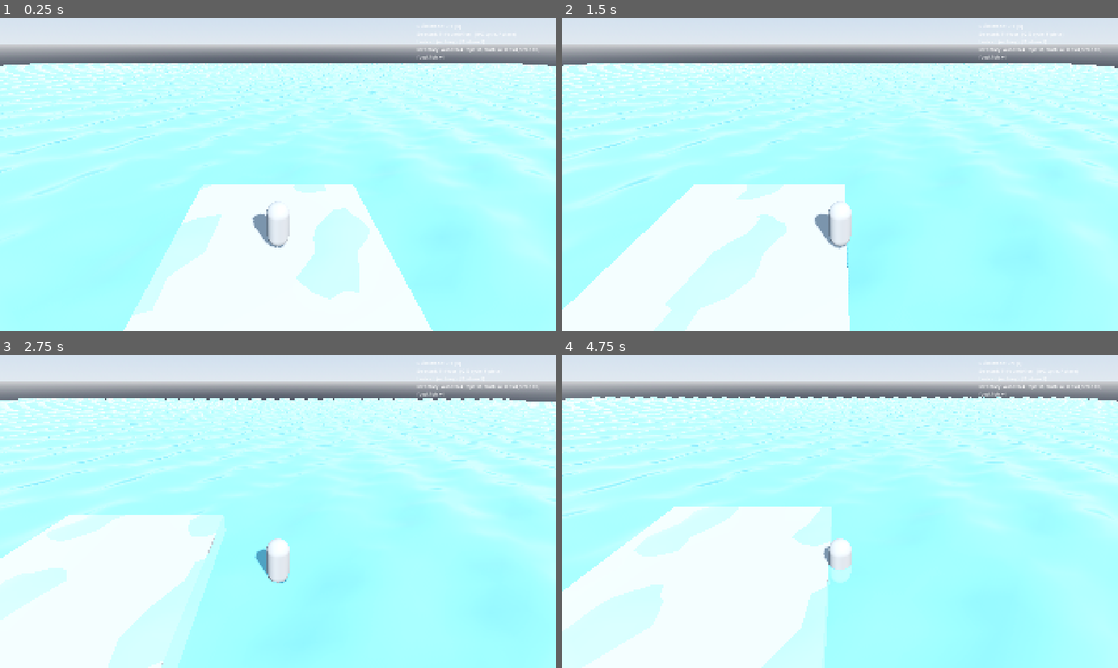
Above: before the commit, frames 1-4 (two rows, left to right).
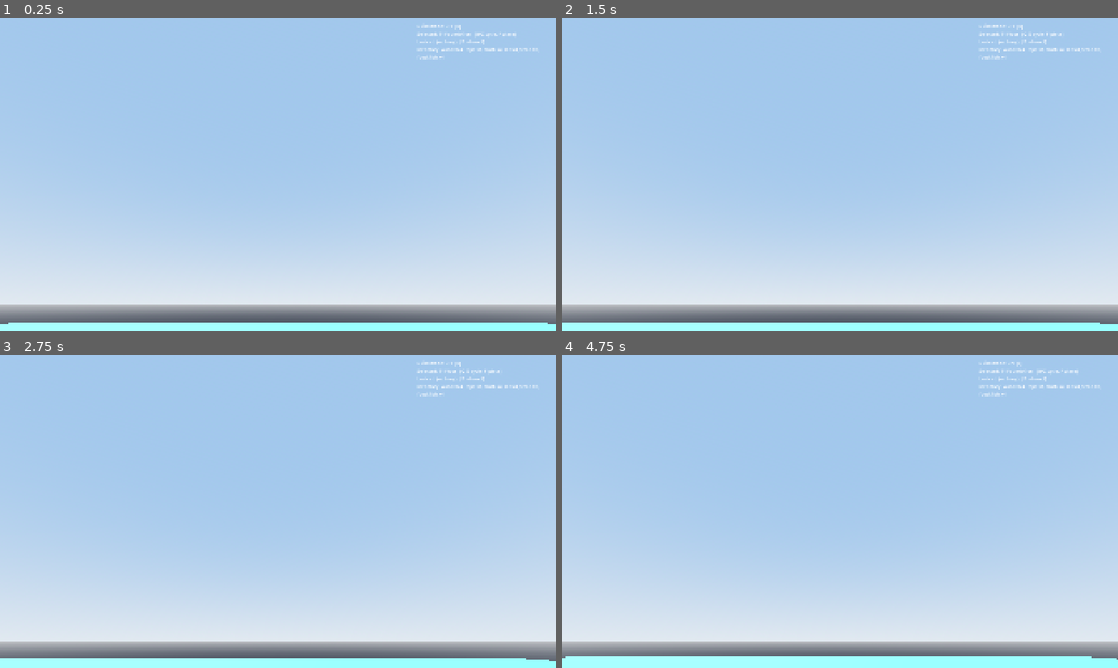
Above: after the commit, the same moments.

Repository: Garoro0920/sunken-atoll
Game: Godot game, scene res://scenes/levels/stranding/stranding_demo.tscn
Two runs of this game, one before a commit and one after it. Both use one fixed random seed, a clock stepped at 60 frames per second and the inputs below.
Inputs:
- Up to frame 1 (0.25 s): no input
- Up to frame 2 (1.5 s): tap Enter (ui_accept) at 0.5, 0.77 s; hold D (move_right) 0.53-1.28 s; tap E (interact) at 0.6 s; hold Shift (dive_down) from 1.28 s (still down); tap Q (build_next) at 1.35 s
- Up to frame 3 (2.75 s): tap Enter (ui_accept) at 1.52 s; tap E (interact) at 1.55, 2.3 s; release Shift (dive_down) at 2.03 s; hold D (move_right) from 2.03 s (still down); tap F (build_place) at 2.1 s
- Up to frame 4 (4.75 s): release D (move_right) at 2.78 s; hold Space (dive_up) 2.78-3.53 s; tap Z (build_prev) at 2.85 s; tap Enter (ui_accept) at 3.02, 3.77, 4.52 s; tap E (interact) at 3.05, 3.8, 4.35 s; hold A (move_left) from 3.53 s (still down); tap B (build_toggle) at 3.6 s

The runs differ from the first frame. In frame 1, 97% of the frame differs, in the area x 0-100%, y 0-100%; in frame 2, 97%; in frame 3, 97%; in frame 4, 97%.

Commit message:
fix(demo): eliminate flicker via camera + water shader + glow simplification
PO reported that the flicker came back after the PartFactory + HUD
commit. Investigation surfaced multiple compounding rendering
hazards in the demo scene that the earlier y=-0.1 nudge only
partially addressed. This commit strips back to the smallest set of
rendering choices that demonstrably play smoothly:

1. Camera mis-orientation
   The Camera3D in player_character.tscn had its X-axis pitch
   inverted: basis.y = (0, 0.866, 0.5), basis.z = (0, -0.5, 0.866).
   That points the camera UP about 30 degrees instead of DOWN, so
   the view was mostly sky / sun glow / horizon — i.e. exactly the
   surfaces most prone to per-frame rendering noise. Corrected to
   the proper down-pitch orientation
     basis.y = (0, 0.866, -0.5)
     basis.z = (0,    0.5,  0.866)
   and tightened to a clean over-the-shoulder placement at
   (0, 5, 7) with explicit near=0.1 / far=500.

2. Water shader transparency hazard
   resources/shaders/water/water_surface.gdshader is alpha-blended
   AND uses DEPTH_TEXTURE for a depth-fade effect. Forward+ rendering
   handles this by reading the opaque-pass depth, but for shaders
   that are themselves drawn in the transparent pass with
   depth_draw_opaque, sub-pixel discrepancies along the water-vs-
   horizon and water-vs-island boundaries can manifest as full-screen
   flicker. The shader still ships for the prototype and for Sprint 2
   water polish; the demo now uses a plain opaque StandardMaterial3D
   (deep teal) which removes the issue entirely. The plane is also
   subdivided 8x8 instead of 200x200 since static water doesn't need
   the wave-displacement vertex density.

3. Glow on transparent surfaces
   WorldEnvironment.glow_enabled was true. Glow + transparency +
   HDR sky compounds into per-pixel temporal noise that reads as
   flicker even at 144 FPS. Disabled. (Glow can be re-enabled in
   Sprint 2 once the water shader is hardened.)

4. Water Y safety margin
   Water mesh moved from y=-0.1 to y=-0.5. Even though the previous
   value avoided exact Z-fight with the island top at y=0, anything
   within ~0.2 m of the island deck risks flicker when the camera
   rakes across the boundary at certain pitches.

Bonus warning fix:
   StandardMaterial3D.specular was a Godot 3.x property; setting it
   in a 4.x .tscn produced a "remapped parameter not found" warning
   that the import job's "no warnings" guard would have caught. Removed.

Tests: 132 cases / 0 failures / 0 errors (no test changes needed).

Refs: PO bug followup on stranding demo flicker recurrence

Co-Authored-By: Claude Opus 4.7 (1M context) <noreply@anthropic.com>

Diff:
--- a/scenes/characters/player/player_character.tscn
+++ b/scenes/characters/player/player_character.tscn
@@ -37,6 +37,12 @@
 script = ExtResource("4_input")
 
 [node name="Camera3D" type="Camera3D" parent="."]
-transform = Transform3D(1, 0, 0, 0, 0.866025, 0.5, 0, -0.5, 0.866025, 0, 5.5, 6.0)
+; 30-degree downward pitch, positioned above-behind for an over-the-shoulder
+; view that actually frames the player. Previous transform pitched UP by
+; mistake, leaving the camera staring at the sky and contributing to the
+; reported flicker.
+transform = Transform3D(1, 0, 0, 0, 0.866025, -0.5, 0, 0.5, 0.866025, 0, 5.0, 7.0)
 current = true
 fov = 70.0
+near = 0.1
+far = 500.0
--- a/scenes/levels/stranding/stranding_demo.tscn
+++ b/scenes/levels/stranding/stranding_demo.tscn
@@ -5,8 +5,6 @@
 [ext_resource type="Script" path="res://src/gameplay/building/building_placement.gd" id="3_placement"]
 [ext_resource type="Script" path="res://src/gameplay/building/structural_integrity.gd" id="4_integrity"]
 [ext_resource type="Script" path="res://scenes/prototypes/floating/water_field.gd" id="5_field"]
-[ext_resource type="Shader" path="res://resources/shaders/water/water_surface.gdshader" id="6_water_shader"]
-[ext_resource type="Resource" path="res://resources/materials/water/preset_shallow.tres" id="7_water_mat"]
 [ext_resource type="Script" path="res://scenes/levels/stranding/demo_hud.gd" id="8_hud"]
 
 [sub_resource type="ProceduralSkyMaterial" id="ProceduralSkyMaterial_sky"]
@@ -23,12 +21,23 @@
 sky = SubResource("Sky_main")
 ambient_light_source = 3
 tonemap_mode = 2
-glow_enabled = true
+glow_enabled = false
 
 [sub_resource type="PlaneMesh" id="PlaneMesh_water"]
 size = Vector2(200, 200)
-subdivide_width = 200
-subdivide_depth = 200
+subdivide_width = 8
+subdivide_depth = 8
+
+[sub_resource type="StandardMaterial3D" id="StandardMaterial3D_water"]
+; Plain opaque water for the Sprint 1 demo. The custom Gerstner-wave
+; shader (resources/shaders/water/water_surface.gdshader) had transparency
+; + DEPTH_TEXTURE-based depth fade that interacted poorly with Forward+
+; rendering, surfacing as full-screen flicker. The shader is preserved
+; for the prototype and for Sprint 2's water polish work; the demo uses
+; this simple material until the shader path is hardened.
+albedo_color = Color(0.18, 0.42, 0.55, 1)
+metallic = 0.0
+roughness = 0.45
 
 [sub_resource type="BoxMesh" id="BoxMesh_island"]
 size = Vector3(8, 1, 8)
@@ -52,9 +61,12 @@
 script = ExtResource("5_field")
 
 [node name="WaterMesh" type="MeshInstance3D" parent="."]
-transform = Transform3D(1, 0, 0, 0, 1, 0, 0, 0, 1, 0, -0.1, 0)
+; Lowered to y=-0.5 (was -0.1). With the island top at y=0 and the box
+; physics depth tolerance, anything within ~0.2 m of the island top can
+; still surface flicker artifacts when the camera rakes the horizon.
+transform = Transform3D(1, 0, 0, 0, 1, 0, 0, 0, 1, 0, -0.5, 0)
 mesh = SubResource("PlaneMesh_water")
-material_override = ExtResource("7_water_mat")
+material_override = SubResource("StandardMaterial3D_water")
 
 [node name="Island" type="StaticBody3D" parent="."]
 
